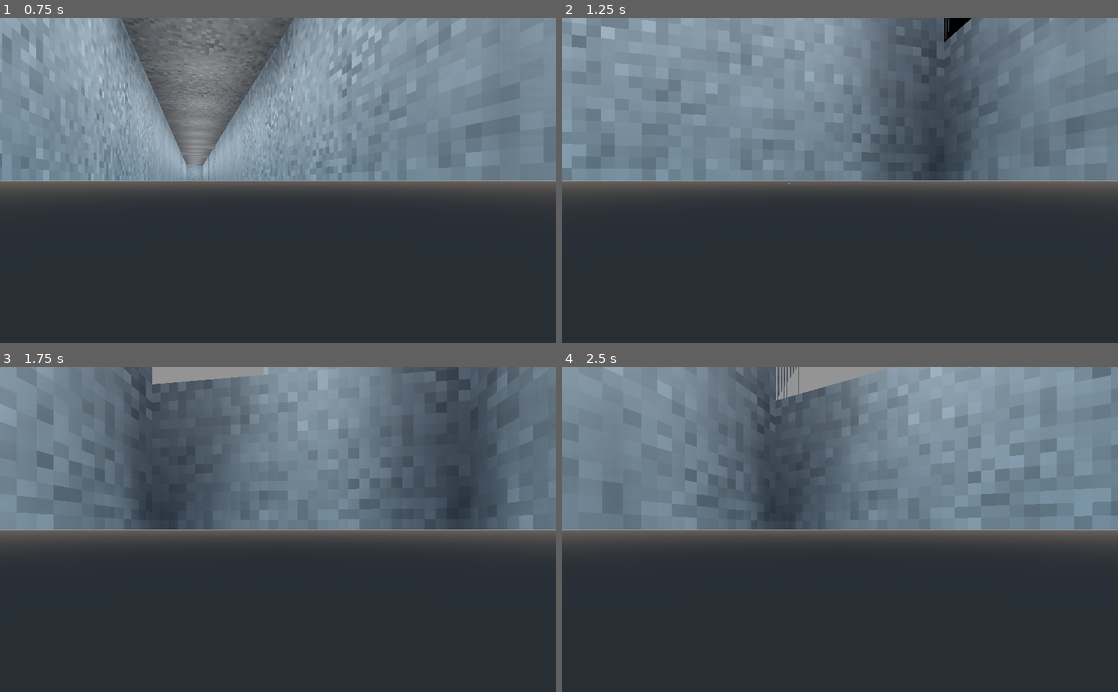
Above: before the commit, frames 1-4 (two rows, left to right).
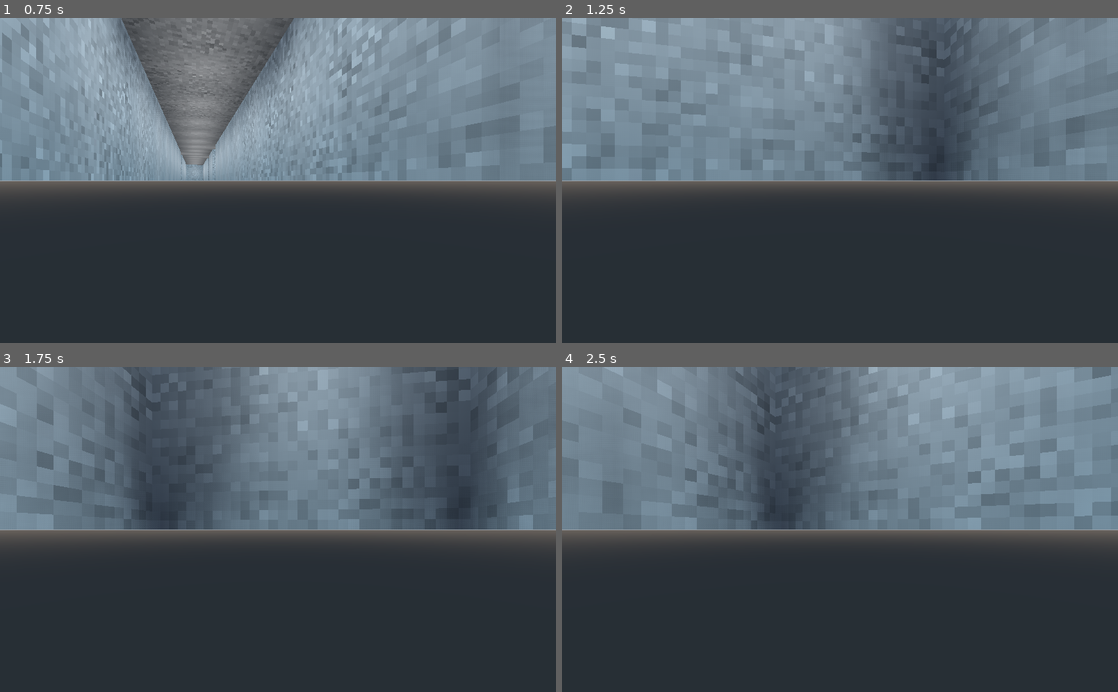
Above: after the commit, the same moments.

Repository: GenreShinobi/Potomus
Game: Godot game, scene res://World.tscn
The game is run twice, just before and just after one commit, with the same random seed, the same clock (stepped at 60 frames per second) and the same inputs.
Inputs:
- Up to frame 1 (0.75 s): tap Enter at 0.5 s; hold D (turn_right) from 0.53 s (still down)
- Up to frame 2 (1.25 s): keep holding D (turn_right)
- Up to frame 3 (1.75 s): release D (turn_right) at 1.28 s; hold A (turn_left) from 1.28 s (still down)
- Up to frame 4 (2.5 s): release A (turn_left) at 2.03 s; hold D (turn_right) from 2.03 s (still down)

Frame 1 is identical in both runs. In frame 2, 0.2% of the frame differs, in the area x 40-74%, y 0-52%; in frame 3, 0.8%; in frame 4, 1.0%, in the area x 38-57%, y 0-11%.

Commit message:
Align portals on whole number grid locations
Eliminate the decimal transforms so everything is evenly aligned with the grid. Rooms are 2x2 and should always be placed on an odd grid location with the walls aligned with even grid locations.

Diff:
--- a/game/World.gd
+++ b/game/World.gd
@@ -2,9 +2,10 @@
 
 const Cell = preload("res://cell/Cell.tscn")
 
-onready var room_list = $RoomList
+onready var maze = $Maze
 
-export(PackedScene) var Map
+export (PackedScene) var Map
+
 
 var cells = []
 
@@ -21,7 +22,7 @@
 	map.free()
 	for tile in used_tiles:
 		var cell = Cell.instance()
-		room_list.add_child(cell)
+		maze.add_child(cell)
 		cell.translation = Vector3(tile.x * Globals.GRID_SIZE, 0, tile.y * Globals.GRID_SIZE)
 		cell.xCord = tile.x * Globals.GRID_SIZE
 		cell.yCord = tile.y * Globals.GRID_SIZE
--- a/game/World.tscn
+++ b/game/World.tscn
@@ -6,29 +6,29 @@
 [ext_resource path="res://portals/Portal.tscn" type="PackedScene" id=4]
 [ext_resource path="res://cell/Cell.tscn" type="PackedScene" id=5]
 
-[node name="World" type="RoomManager" groups=["world"]]
-roomlist = NodePath("RoomList")
+[node name="World" type="Spatial" groups=["world"]]
 script = ExtResource( 1 )
 Map = ExtResource( 3 )
 
 [node name="Player" parent="." groups=["player"] instance=ExtResource( 2 )]
 transform = Transform( -4.37114e-08, 0, -1, 0, 1, 0, 1, 0, -4.37114e-08, 0, 0, 0 )
 
-[node name="RoomList" type="Spatial" parent="."]
-
 [node name="Cell" parent="." instance=ExtResource( 5 )]
-transform = Transform( 1, 0, 0, 0, 1, 0, 0, 0, 1, 0, 0, 71.9946 )
+transform = Transform( -4.37114e-08, 0, -1, 0, 1, 0, 1, 0, -4.37114e-08, -1, 0, 100 )
 north_is_on = false
 
 [node name="Cell2" parent="." instance=ExtResource( 5 )]
-transform = Transform( 1, 0, 0, 0, 1, 0, 0, 0, 1, 0, 0, 69.9946 )
+transform = Transform( -4.37114e-08, 0, -1, 0, 1, 0, 1, 0, -4.37114e-08, 1, 0, 100 )
 south_is_on = false
 
 [node name="Portals" type="Spatial" parent="."]
-transform = Transform( 1, 0, 0, 0, 1, 0, 0, 0, 1, 0, 0, 64.838 )
 
 [node name="A" parent="Portals" groups=["back_portal", "portal"] instance=ExtResource( 4 )]
-transform = Transform( 1, 0, 0, 0, 1, 0, 0, 0, 1, 0, 0, 5 )
+transform = Transform( -4.37114e-08, 0, -1, 0, 1, 0, 1, 0, -4.37114e-08, 1, 0, 100 )
 
 [node name="B" parent="Portals" groups=["chasing_portal", "portal"] instance=ExtResource( 4 )]
 transform = Transform( -1.62921e-07, 0, 1, 0, 1, 0, -1, 0, -1.62921e-07, 0, 1, -64.84 )
+
+[node name="Maze" type="Spatial" parent="."]
+
+[node name="Hall" type="Spatial" parent="."]
--- a/game/portals/Portal.tscn
+++ b/game/portals/Portal.tscn
@@ -1,7 +1,6 @@
-[gd_scene load_steps=10 format=2]
+[gd_scene load_steps=9 format=2]
 
 [ext_resource path="res://portals/Portal.gd" type="Script" id=1]
-[ext_resource path="res://environments/Portal.tres" type="Environment" id=2]
 
 [sub_resource type="Shader" id=9]
 code = "shader_type spatial;
@@ -58,9 +57,9 @@
 script = ExtResource( 1 )
 
 [node name="Meshes" type="Spatial" parent="."]
-transform = Transform( 1, 0, 0, 0, 1, 0, 0, 0, 1, 0, 0.999454, -1 )
 
 [node name="Front" type="MeshInstance" parent="Meshes"]
+transform = Transform( 1, 0, 0, 0, 1, 0, 0, 0, 1, 0, 1, -1 )
 mesh = SubResource( 7 )
 material/0 = null
 
@@ -70,20 +69,23 @@
 
 [node name="Viewport" type="Viewport" parent="."]
 size = Vector2( 5, 5 )
+fxaa = true
+keep_3d_linear = true
 shadow_atlas_size = 1
 
 [node name="Camera" type="Camera" parent="Viewport"]
 transform = Transform( -1, 0, 8.74228e-08, 0, 1, 0, -8.74228e-08, 0, -1, 0, 0.999454, -1 )
-environment = ExtResource( 2 )
 far = 400.0
 
 [node name="MeshInstance" type="MeshInstance" parent="Viewport/Camera"]
+visible = false
 mesh = SubResource( 4 )
 software_skinning_transform_normals = false
 material/0 = null
 
 [node name="PortalArea" type="Area" parent="."]
-transform = Transform( 1, 0, 0, 0, 1, 0, 0, 0, 1, 0, 0.999454, -1 )
+transform = Transform( 1, 0, 0, 0, 1, 0, 0, 0, 1, 0, 1, 0 )
+visible = false
 
 [node name="CollisionShape" type="CollisionShape" parent="PortalArea"]
 shape = SubResource( 8 )
Not shown, changed: builds/linux/potomus-linux.pck
Not shown, changed: builds/mac/potomus-mac.zip
Not shown, changed: builds/web/index.html
Not shown, changed: builds/web/index.pck
Not shown, changed: builds/win/potomus-windows.pck
